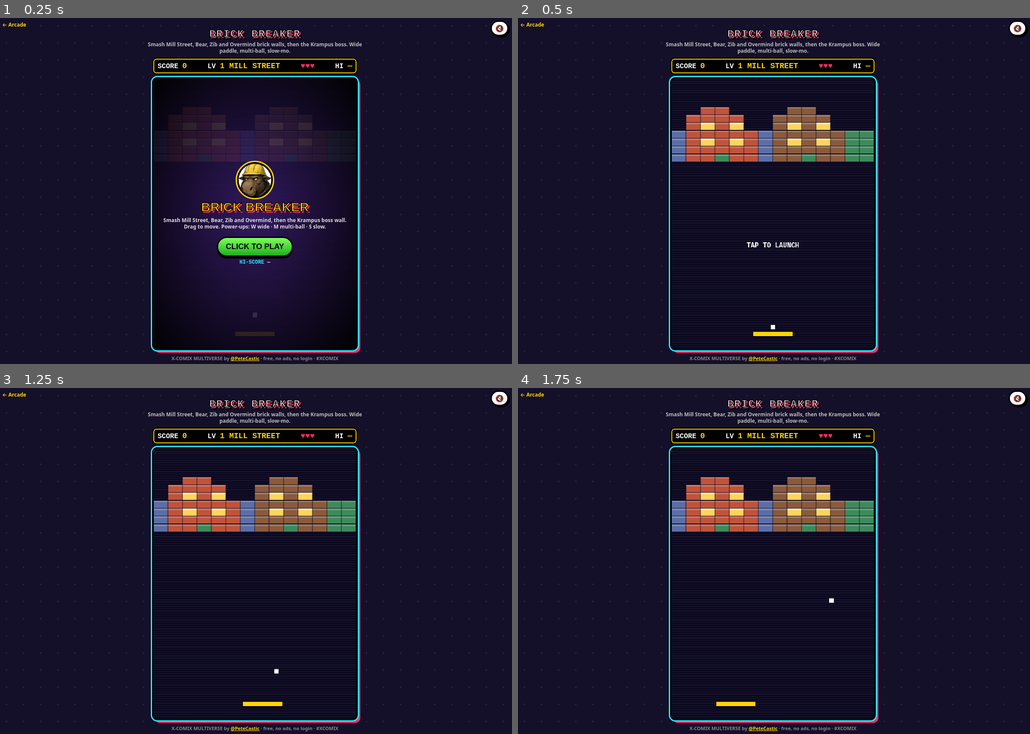
Above: before the commit, frames 1-4 (two rows, left to right).
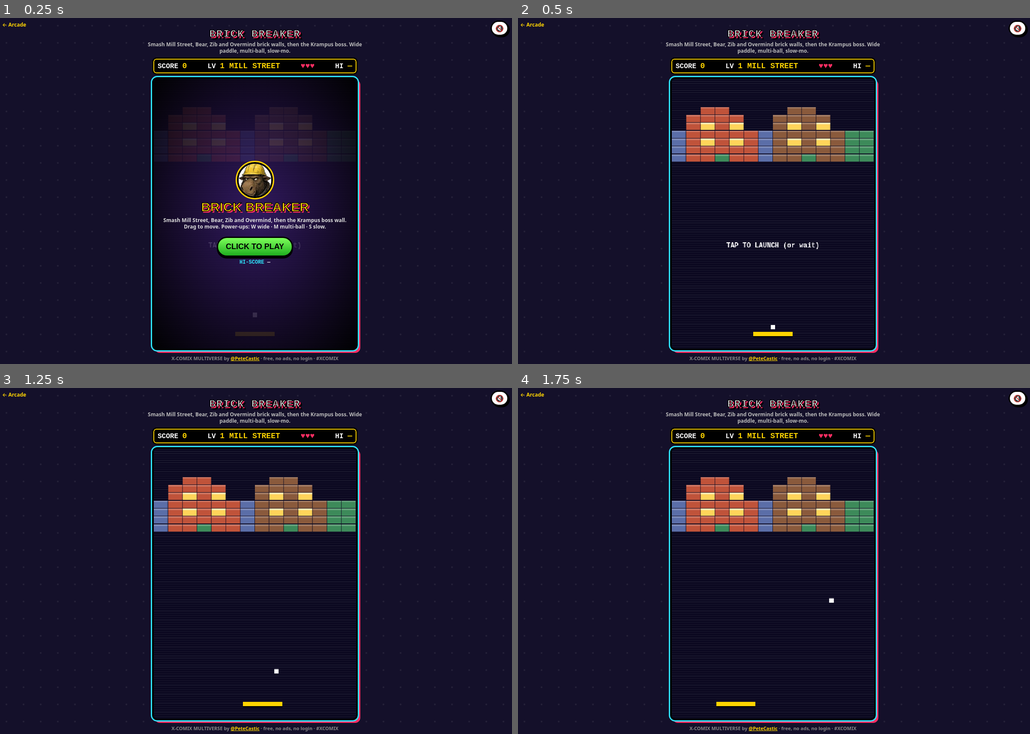
Above: after the commit, the same moments.

Repository: petecastic/xcomix-memory
Game: browser game, page bricks/index.html
Same seed, same stepped clock (60 frames per second), same inputs: the game is played once before the commit and once after it.
Inputs (mouse positions are in pixels of both pictures, inside the frame that each line leads up to):
- Up to frame 1 (0.25 s): no input
- Up to frame 2 (0.5 s): click "CLICK TO PLAY" at 0.27 s
- Up to frame 3 (1.25 s): hold Right from 1.03 s (still down); click (256, 609) at 1.07 s; tap Space at 1.1 s
- Up to frame 4 (1.75 s): release Right at 1.53 s; hold Down from 1.58 s (still down); tap Space at 1.6 s; click (733, 557) at 1.67 s

The runs differ from the first frame. In frame 1, less than 0.1% of the frame differs, in the area x 40-59%, y 42-67%; in frame 2, 0.2%, in the area x 40-59%, y 64-67%; in frame 3, nothing differs; in frame 4, nothing differs.

Commit message:
Fix Brick Breaker (and harden Slalom/Hangman) inside X's sandboxed player card: fit small frames, tap/touch start, auto-launch, getImageData fallback, fixed-step loop

Diff:
--- a/arcade/common.js
+++ b/arcade/common.js
@@ -14,4 +14,7 @@
 XC.muted=XC.get('muted')!==false;XC.ac=null;
 XC.sfx=function(f,d=.08,type='square',v=.06){if(XC.muted)return;try{XC.ac=XC.ac||new(window.AudioContext||window.webkit …(267 unchanged characters)…
 XC.muteBtn=function(){const b=document.createElement('button');b.className='mute';const u=()=>b.textContent=XC.muted?'🔇':'🔊';u();b.onclick=e=>{e.stopPropagation();XC.muted=!XC.muted;XC.set('muted',XC.muted);u();XC.sfx(660)};document.body.appendChild(b)};
-XC.title=function(host,o){const t=document.createElement('di …(175 unchanged characters)… div><div class="hi">HI-SCORE <b>${o.best??'—'}</b></div></div>`;host.appendChild(t);t.addEventListener('click',e=>{if(e.target.closest('button[data-k],select'))return;t.remove();o.start()});return t};
+XC.title=function(host,o){const t=document.createElement('di …(175 unchanged characters)… div><div class="hi">HI-SCORE <b>${o.best==null?'—':o.best}</b></div></div>`;host.appendChild(t);var go=function(e){if(e.target.closest('button[data-k],select'))return;if(!t.parentNode)return;e.preventDefault();t.remove();o.start()};if(window.PointerEvent)t.addEventListener('pointerup',go);else t.addEventListener('touchend',go,{passive:false});t.addEventListener('click',go);return t};
+
+XC.fit=function(){if(!XC.embed||document.querySelector('canvas'))return;var w=document.querySelector('.wrap');if(!w)return;w.style.zoom=1;var h=w.scrollHeight+12,ww=w.scrollWidth+12,vh=window.innerHeight,vw=window.innerWidth;if(!vh||!vw)return;var z=Math.min(1,vh/h,vw/ww);w.style.zoom=z};
+window.addEventListener('resize',function(){XC.fit()});window.addEventListener('load',function(){XC.fit();setTimeout(XC.fit,300)});
--- a/arcade/retro.css
+++ b/arcade/retro.css
@@ -14,3 +14,6 @@
 .pick{display:flex;gap:6px;justify-content:center;margin:6px 0}.pick button{padding:4px;border-radius:12px;background:#fff2}.pick button.on{background:#ffd400}.pick img{width:44px;height:44px;border-radius:50%;object-fit:cover;display:block}
 body.embed .bhud{font-size:13px;padding:4px 8px;margin:3px auto}body.embed .stage{max-width:340px;margin:2px auto}body.embed h1{font-size:15px}
 body.embed h1{display:none}
+.title{overflow:auto}
+@media (max-height:520px){.tbox p{font-size:10px;margin:3px 0}.tbox img{width:52px;height:52px}.tbox h2{font-size:20px}.ctp{margin:4px 0;padding:7px 14px;font-size:15px}.pick img{width:34px;height:34px}.pick{margin:3px 0}}
+@media (max-height:400px){.tbox p{display:none}}
--- a/bricks/game.js
+++ b/bricks/game.js
@@ -5,15 +5,21 @@
 const imgs={};LV.forEach(l=>{if(l.img){const i=new Image();i.src='../arcade/art/'+l.img+'.jpg';imgs[l.img]=i}});
 function build(){const L=LV[lv%LV.length],cols=14,bw=W/cols,bh=14;bricks=[];
  if(L.map){L.map.forEach((r,y)=>[...r].forEach((ch,x)=>{if(ch!=='.')bricks.push({x:x*bw,y:50+y*bh,w:bw-1,h:bh-1,col:L.pal[ch],hp:ch==='W'?2:1})}))}
- else{const cols=24,rows=20,bw=W/cols,bh=10,o=document.createElement('canvas');o.width=cols;o.height=rows;const oc=o.getContext('2d');oc.drawImage(imgs[L.img],0,0,cols,rows);const d=oc.getImageData(0,0,cols,rows).data;
-  for(let y=0;y<rows;y++)for(let x=0;x<cols;x++){const i=(y*cols+x)*4;if(d[i]+d[i+1]+d[i+2]>720)continue;bricks.push({x:x*bw,y:36+y*bh,w:bw-1,h:bh-1,col:`rgb(${d[i]},${d[i+1]},${d[i+2]})`,hp:L.hp||1})}}
+ else{const cols=24,rows=20,bw=W/cols,bh=10;let d=null;
+  try{const o=document.createElement('canvas');o.width=cols;o.height=rows;const oc=o.getContext('2d');oc.drawImage(imgs[L.img],0,0,cols,rows);d=oc.getImageData(0,0,cols,rows).data}catch(e){d=null}
+  const FB={bear_face:[140,90,50],zib_face:[120,200,80],overmind_head:[150,90,220],krampus_face:[110,80,50]}[L.img]||[200,120,60];
+  for(let y=0;y<rows;y++)for(let x=0;x<cols;x++){let r,g,b;
+   if(d){const i=(y*cols+x)*4;r=d[i];g=d[i+1];b=d[i+2];if(r+g+b>720)continue}
+   else{const dx=(x-cols/2+.5)/(cols/2),dy=(y-rows/2+.5)/(rows/2);if(dx*dx+dy*dy>1)continue;const k=1-.35*y/rows;r=FB[0]*k+40*(y<4);g=FB[1]*k+40*(y<4);b=FB[2]*k}
+   bricks.push({x:x*bw,y:36+y*bh,w:bw-1,h:bh-1,col:'rgb('+(r|0)+','+(g|0)+','+(b|0)+')',hp:1})}}
  serve()}
-function serve(){pw=70;wideT=slowT=0;pad=W/2;balls=[{x:W/2,y:H-60,vx:2.2,vy:-4.2-lv*.25,stuck:true}];drops=[]}
+var serveT=0;function serve(){serveT=90;pw=70;wideT=slowT=0;pad=W/2;balls=[{x:W/2,y:H-60,vx:2.2,vy:-4.2-lv*.25,stuck:true}];drops=[]}
 function start(){lv=0;lives=3;score=0;build();run=true;hud()}
 function hud(){XC.$('#sc').textContent=score;XC.$('#lv').textContent=(lv+1)+' '+LV[lv%LV.length].name;XC.$('#li').textContent='♥'.repeat(Math.max(0,lives));XC.$('#hi').textContent=XC.get('bricks-best')??'—'}
 function step(){
  const sp=slowT>0?.6:1;if(keys.ArrowLeft)pad-=7;if(keys.ArrowRight)pad+=7;if(px!=null)pad+=(px-pad)*.5;const hw=(wideT>0?pw*1.6:pw)/2;pad=Math.max(hw,Math.min(W-hw,pad));
  slowT--;wideT--;
+ if(serveT>0&&--serveT===0)launch();
  for(const b of balls){if(b.stuck){b.x=pad;b.y=H-38;continue}
   b.x+=b.vx*sp;b.y+=b.vy*sp;if(b.x<5||b.x>W-5){b.vx*=-1;b.x=Math.max(5,Math.min(W-5,b.x));XC.sfx(300,.03)}if(b.y<5){b.vy=Math.abs(b.vy);XC.sfx(300,.03)}
   if(b.vy>0&&b.y>H-36&&b.y<H-24&&Math.abs(b.x-pad)<hw+5){const t=(b.x-pad)/hw,s=Math.hypot(b.vx,b.vy);b.vx=s*Math.sin(t*1.05);b.vy=-s*Math.cos(t*1.05);XC.sfx(520,.04)}
@@ -31,14 +37,18 @@
  const hw=(wideT>0?pw*1.6:pw)/2;c.fillStyle=wideT>0?'#2ee6ff':'#ffd400';c.fillRect(pad-hw,H-30,hw*2,10);c.fillStyle='#000';c.fillRect(pad-hw,H-22,hw*2,2);
  c.fillStyle='#fff';for(const b of balls){c.fillRect(b.x-4,b.y-4,8,8)}
  c.font='bold 12px monospace';c.textAlign='center';for(const d of drops){c.fillStyle={W:'#2ee6ff',M:'#ff2e63',S:'#7dff5a'}[d.t];c.fillRect(d.x-12,d.y-7,24,14);c.fillStyle='#000';c.fillText(d.t,d.x,d.y+4)}
- if(balls.some(b=>b.stuck)){c.fillStyle='#fff';c.fillText('TAP TO LAUNCH',W/2,H/2+60)}}
-function loop(t){if(run){step();}draw();requestAnimationFrame(loop)}
+ if(balls.some(b=>b.stuck)){c.fillStyle='#fff';c.fillText('TAP TO LAUNCH (or wait)',W/2,H/2+60)}}
+var acc=0,lt=0;function loop(t){if(!lt)lt=t;acc+=Math.min(100,t-lt);lt=t;var n=0;while(acc>=16.67&&n<6){if(run)step();acc-=16.67;n++}try{draw()}catch(e){}requestAnimationFrame(loop)}
 function launch(){for(const b of balls)b.stuck=false}
 function end(){run=false;const b=XC.best('bricks-best',score);hud();
  XC.over({img:'../arcade/art/krampus_face.jpg',title:b.rec?'NEW HI-SCORE!':'GAME OVER',stats:`Score <b>${score}</b> · R …(195 unchanged characters)…
-const pos=e=>{const r=cv.getBoundingClientRect();return (e.clientX-r.left)/r.width*W};
-cv.addEventListener('pointerdown',e=>{px=pos(e);launch()});cv.addEventListener('pointermove',e=>{if(e.pointerType==='mouse'||e.buttons)px=pos(e)});cv.addEventListener('pointerup',e=>{if(e.pointerType!=='mouse')px=null});
-addEventListener('keydown',e=>{keys[e.key]=1;if(e.key===' '){launch();e.preventDefault()}if(e.key.startsWith('Arrow'))px=null});addEventListener('keyup',e=>keys[e.key]=0);
+cv.style.touchAction='none';const pos=e=>{const r=cv.getBoundingClientRect();return (e.clientX-r.left)/r.width*W};
+cv.addEventListener('pointerdown',e=>{e.preventDefault();px=pos(e);launch()});
+if(!window.PointerEvent){cv.addEventListener('touchstart',e=>{e.preventDefault();px=pos(e.touches[0]);launch()},{passive:false});cv.addEventListener('touchmove',e=>{e.preventDefault();px=pos(e.touches[0])},{passive:false});cv.addEventListener('touchend',()=>px=null)}
+cv.addEventListener('touchmove',e=>e.preventDefault(),{passive:false});cv.addEventListener('pointermove',e=>{if(e.pointerType==='mouse'||e.buttons)px=pos(e)});cv.addEventListener('pointerup',e=>{if(e.pointerType!=='mouse')px=null});
+addEventListener('keydown',e=>{keys[e.key]=1;if(e.key===' '){launch();e.preventDefault()}if(String(e.key).indexOf('Arrow')===0)px=null});addEventListener('keyup',e=>keys[e.key]=0);
 XC.muteBtn();lv=0;lives=3;score=0;hud();
-Promise.all(Object.values(imgs).map(i=>i.decode().catch(()=>0))).then(()=>{build();requestAnimationFrame(loop);
- XC.title(stage,{name:'BRICK BREAKER',img:'../arcade/art/krampus_face.jpg',how:'Smash Mill Street, Bear, Zib and Overmind, then the Krampus boss wall. Drag to move. Power-ups: W wide · M multi-ball · S slow.',best:XC.get('bricks-best'),start})});
+var ready=false;function boot(){if(ready)return;ready=true;try{build()}catch(e){bricks=[];serve()}requestAnimationFrame(loop);
+ (function(){build();requestAnimationFrame(loop);
+ XC.title(stage,{name:'BRICK BREAKER',img:'../arcade/art/krampus_face.jpg',how:'Smash Mill Street, Bear, Zib and Overmind, then the Krampus boss wall. Drag to move. Power-ups: W wide · M multi-ball · S slow.',best:XC.get('bricks-best'),start})})()}
+Promise.all(Object.values(imgs).map(function(i){return new Promise(function(r){if(i.complete&&i.naturalWidth)return r();i.onload=i.onerror=r})})).then(boot);setTimeout(boot,2500);
--- a/bricks/style.css
+++ b/bricks/style.css
@@ -1,2 +1,2 @@
 canvas#cv{aspect-ratio:3/4}
-body.embed .stage{max-width:285px}body.embed h1{font-size:13px;margin:0}
+body.embed .stage{max-width:none;width:min(96vw,calc((100vh - 64px)*.75))}body.embed h1{font-size:13px;margin:0}
--- a/slalom/game.js
+++ b/slalom/game.js
@@ -33,10 +33,12 @@
  c.strokeStyle='#ff2e63';c.lineWidth=4;c.save();c.rotate(a);c.beginPath();c.moveTo(-7,-2);c.lineTo(-7,16);c.moveTo(7,-2);c.lineTo(7,16);c.stroke();c.restore();
  c.fillStyle='#2ee6ff';c.fillRect(-8,-14,16,14);c.beginPath();c.arc(0,-24,12,0,7);c.save();c.clip();c.drawImage(im[SK[who]],-12,-36,24,24);c.restore();c.strokeStyle='#000';c.lineWidth=2;c.beginPath();c.arc(0,-24,12,0,7);c.stroke();c.restore();
  c.font='bold 18px Impact';c.textAlign='center';for(const f of fx){c.fillStyle='#ff2e63';c.fillText(f.txt,f.x,f.y-cam-40-(50-f.t)/2);f.t--}fx=fx.filter(f=>f.t>0)}
-function loop(){if(run)step();if(objs)draw();requestAnimationFrame(loop)}
-cv.addEventListener('pointerdown',e=>{const r=cv.getBoundingClientRect();hold=e.clientX-r.left<r.width/2?-1:1});addEventListener('pointerup',()=>hold=0);addEventListener('pointercancel',()=>hold=0);
+var acc=0,lt=0;function loop(t){if(!lt)lt=t;acc+=Math.min(100,t-lt);lt=t;var n=0;while(acc>=16.67&&n<6){if(run)step();acc-=16.67;n++}try{if(objs)draw()}catch(e){}requestAnimationFrame(loop)}
+cv.style.touchAction='none';cv.addEventListener('touchmove',e=>e.preventDefault(),{passive:false});
+if(!window.PointerEvent){cv.addEventListener('touchstart',e=>{e.preventDefault();const r=cv.getBoundingClientRect();hold=e.touches[0].clientX-r.left<r.width/2?-1:1},{passive:false});cv.addEventListener('touchend',()=>hold=0)}
+cv.addEventListener('pointerdown',e=>{e.preventDefault();const r=cv.getBoundingClientRect();hold=e.clientX-r.left<r.width/2?-1:1});addEventListener('pointerup',()=>hold=0);addEventListener('pointercancel',()=>hold=0);
 cv.addEventListener('pointermove',e=>{if(e.buttons){const r=cv.getBoundingClientRect();hold=e.clientX-r.left<r.width/2?-1:1}});
-addEventListener('keydown',e=>{keys[e.key]=1;if(e.key.startsWith('Arrow'))e.preventDefault()});addEventListener('keyup',e=>keys[e.key]=0);
+addEventListener('keydown',e=>{keys[e.key]=1;if(String(e.key).indexOf('Arrow')===0)e.preventDefault()});addEventListener('keyup',e=>keys[e.key]=0);
 addEventListener('deviceorientation',e=>{if(e.gamma!=null&&matchMedia('(pointer:coarse)').matches)tilt=e.gamma});
 XC.muteBtn();start();run=false;draw();requestAnimationFrame(loop);
 const pk=Object.keys(SK).map(k=>`<button data-k="${k}" class="${k===who?'on':''}"><img src="../arcade/art/${SK[k]}.jpg" alt="${k}"></button>`).join('');
--- a/slalom/style.css
+++ b/slalom/style.css
@@ -1,2 +1,2 @@
 canvas#cv{aspect-ratio:3/4}
-body.embed .stage{max-width:285px}body.embed h1{font-size:13px;margin:0}
+body.embed .stage{max-width:none;width:min(96vw,calc((100vh - 64px)*.75))}body.embed h1{font-size:13px;margin:0}
Binary file added: shots/bricks_mobile.png
